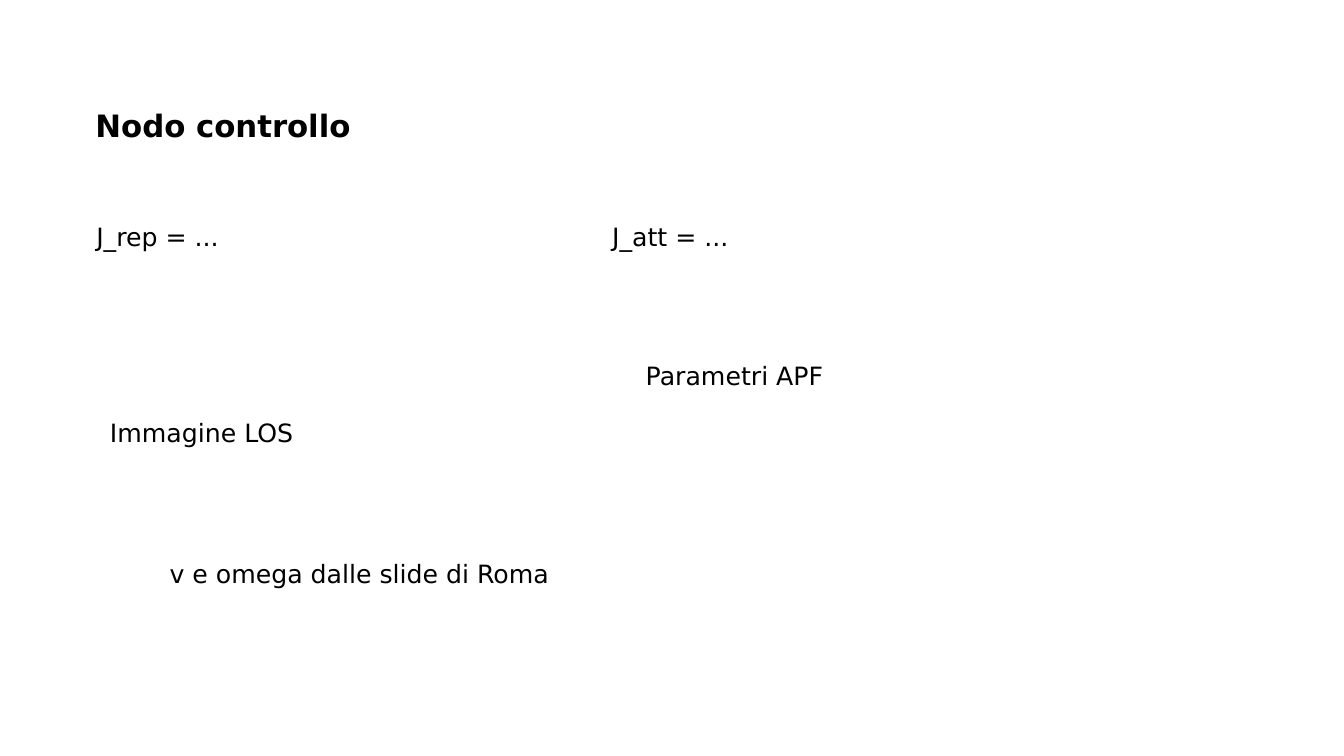
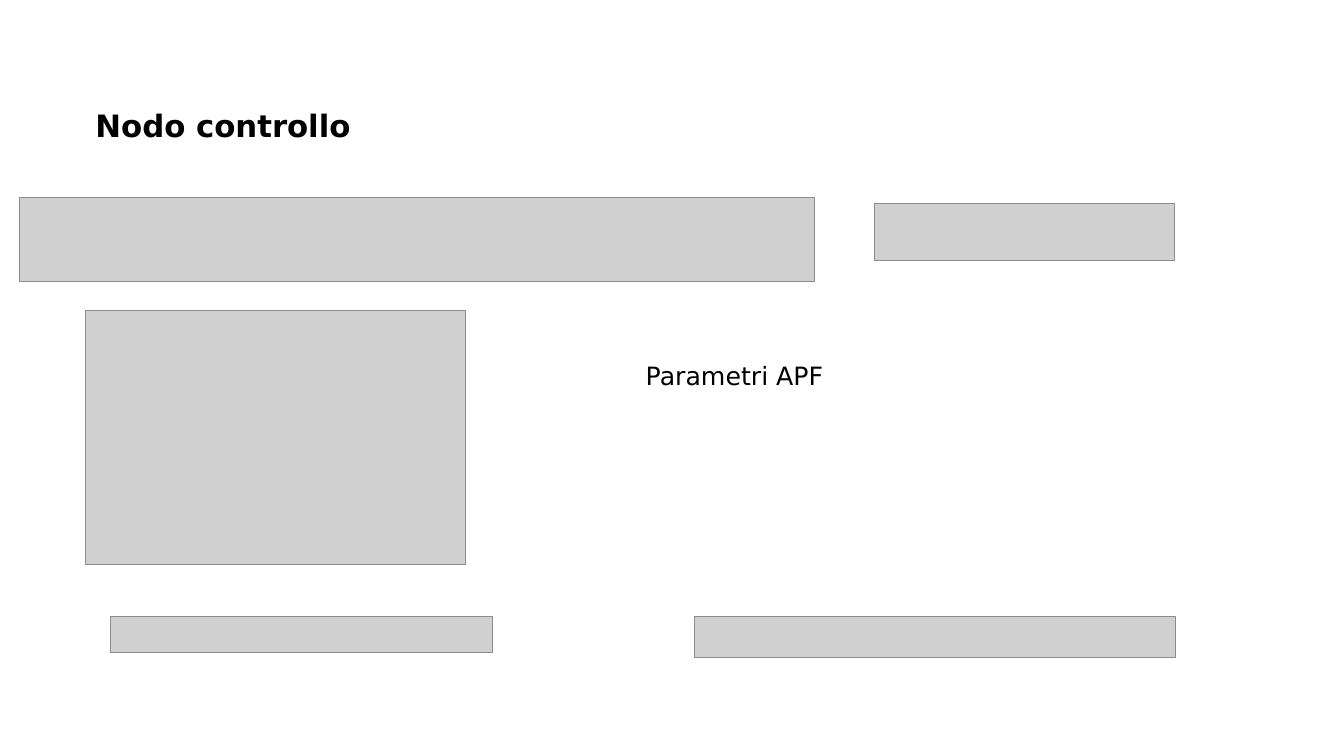
Before and after one commit to MarcoMinarelli/Rover_LabAuto, a slide deck: slide 5 of labauto.pptx. Drawn at 1344x756 pixels with LibreOffice and Linux fonts; fonts in the diff are those of the drawing; grey boxes stand for pictures; background and template pictures are left out. Boxes give left, top, right and bottom in pixels: in the first picture for what was removed or moved away, otherwise in the second. Text is boxed around its words. In the diff, an @@ line names an element or a change of style, - is before the commit and + after.

```diff
--- a/labauto.pptx
+++ b/labauto.pptx
@@ picture added at (19, 198, 815, 281) @@
@@ picture added at (875, 204, 1176, 260) @@
@@ text removed at (96, 227, 157, 252) @@
-J_rep = ...
@@ text removed at (612, 227, 667, 252) @@
-J_att = ...
@@ picture added at (86, 311, 466, 565) @@
@@ text removed at (110, 423, 293, 448) @@
-Immagine LOS
@@ text removed at (170, 564, 549, 589) @@
-v e omega dalle slide di Roma
@@ picture added at (110, 616, 492, 652) @@
@@ picture added at (695, 616, 1176, 657) @@
```
Also in this commit, not shown: 5 other slides changed.
